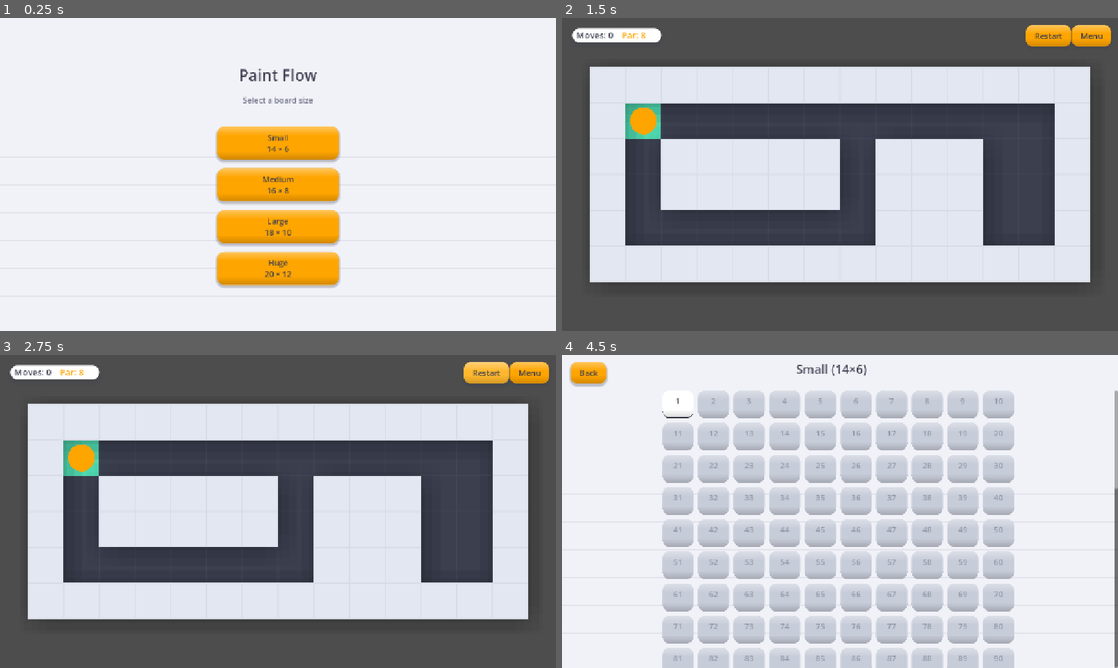
Above: before the commit, frames 1-4 (two rows, left to right).
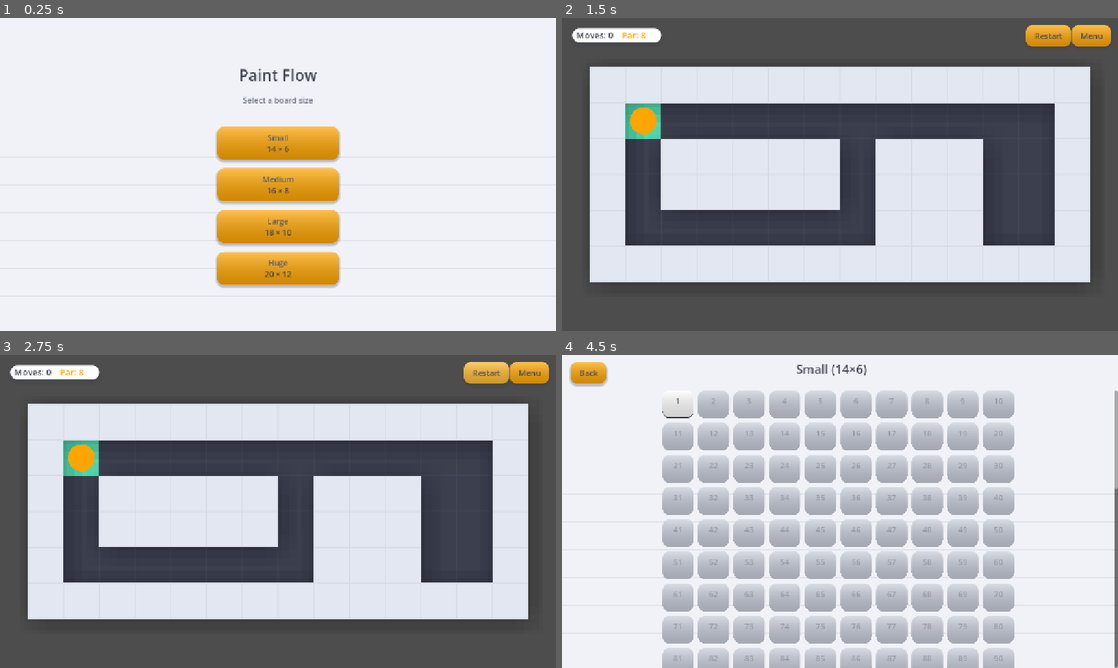
Above: after the commit, the same moments.

Repository: wheelibin/maze-fill
Game: Godot game, scene res://size_select.tscn
Same seed, same stepped clock (60 frames per second), same inputs: the game is played once before the commit and once after it.
Inputs:
- Up to frame 1 (0.25 s): no input
- Up to frame 2 (1.5 s): click "Small 14 × 6" at 0.5 s; click "1" at 1.25 s
- Up to frame 3 (2.75 s): click "Restart" at 2 s
- Up to frame 4 (4.5 s): click "Restart" at 2.75 s; click "Restart" at 3.5 s; click "Menu" at 4.25 s

The runs differ from the first frame. In frame 1, 6.1% of the frame differs, in the area x 39-61%, y 36-85%; in frame 2, 0.4%; in frame 3, 0.4%; in frame 4, 9.2%, in the area x 1-82%, y 2-100%.

Commit message:
fix buttons

Diff:
--- /dev/null
+++ b/button_sheen.gd
@@ -0,0 +1,36 @@
+extends Control
+
+## Procedural gloss overlay for buttons -- draws a rounded-rect gradient
+## (light top, dark bottom) directly rather than stretching a baked PNG via
+## NinePatchRect. NinePatchRect's 9-slice stretching didn't survive export
+## (buttons shipped with an unstretched blob in the corner instead of a
+## full-width gradient), so this avoids the texture/import pipeline entirely.
+@export var corner_radius: float = 16.0
+@export var top_color: Color = Color(1, 1, 1, 0.3)
+@export var bottom_color: Color = Color(0, 0, 0, 0.18)
+@export var corner_segments: int = 6
+
+func _ready() -> void:
+	mouse_filter = MOUSE_FILTER_IGNORE
+	resized.connect(queue_redraw)
+
+func _draw() -> void:
+	if size.x <= 0.0 or size.y <= 0.0:
+		return
+	var r := minf(corner_radius, minf(size.x, size.y) * 0.5)
+	var points := PackedVector2Array()
+	var colors := PackedColorArray()
+	for corner in 4:
+		var center: Vector2
+		var start_angle: float
+		match corner:
+			0: center = Vector2(size.x - r, r); start_angle = -PI / 2
+			1: center = Vector2(size.x - r, size.y - r); start_angle = 0.0
+			2: center = Vector2(r, size.y - r); start_angle = PI / 2
+			_: center = Vector2(r, r); start_angle = PI
+		for i in range(corner_segments + 1):
+			var angle := start_angle + (PI / 2) * (i / float(corner_segments))
+			var p := center + Vector2(cos(angle), sin(angle)) * r
+			points.append(p)
+			colors.append(top_color.lerp(bottom_color, clampf(p.y / size.y, 0.0, 1.0)))
+	draw_polygon(points, colors)
--- a/button_sheen.tscn
+++ b/button_sheen.tscn
@@ -1,13 +1,9 @@
 [gd_scene load_steps=2 format=3]
 
-[ext_resource type="Texture2D" path="res://button_sheen.png" id="1_sheen"]
+[ext_resource type="Script" path="res://button_sheen.gd" id="1_sheen"]
 
-[node name="Sheen" type="NinePatchRect"]
+[node name="Sheen" type="Control"]
 anchor_right = 1.0
 anchor_bottom = 1.0
 mouse_filter = 2
-texture = ExtResource("1_sheen")
-patch_margin_left = 16
-patch_margin_top = 20
-patch_margin_right = 16
-patch_margin_bottom = 20
+script = ExtResource("1_sheen")
Binary file removed: button_sheen.png
Not shown, removed: button_sheen.png.import
